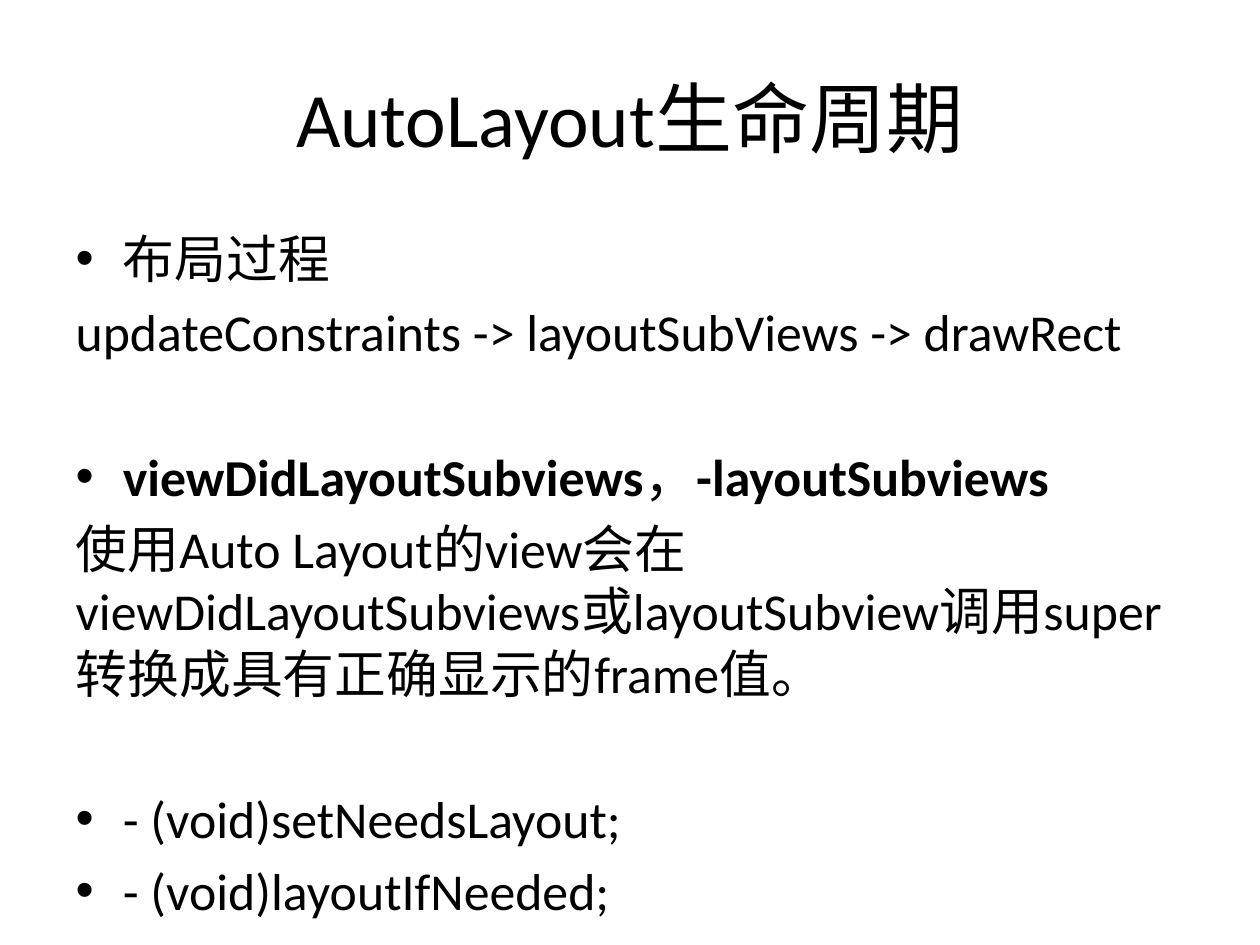
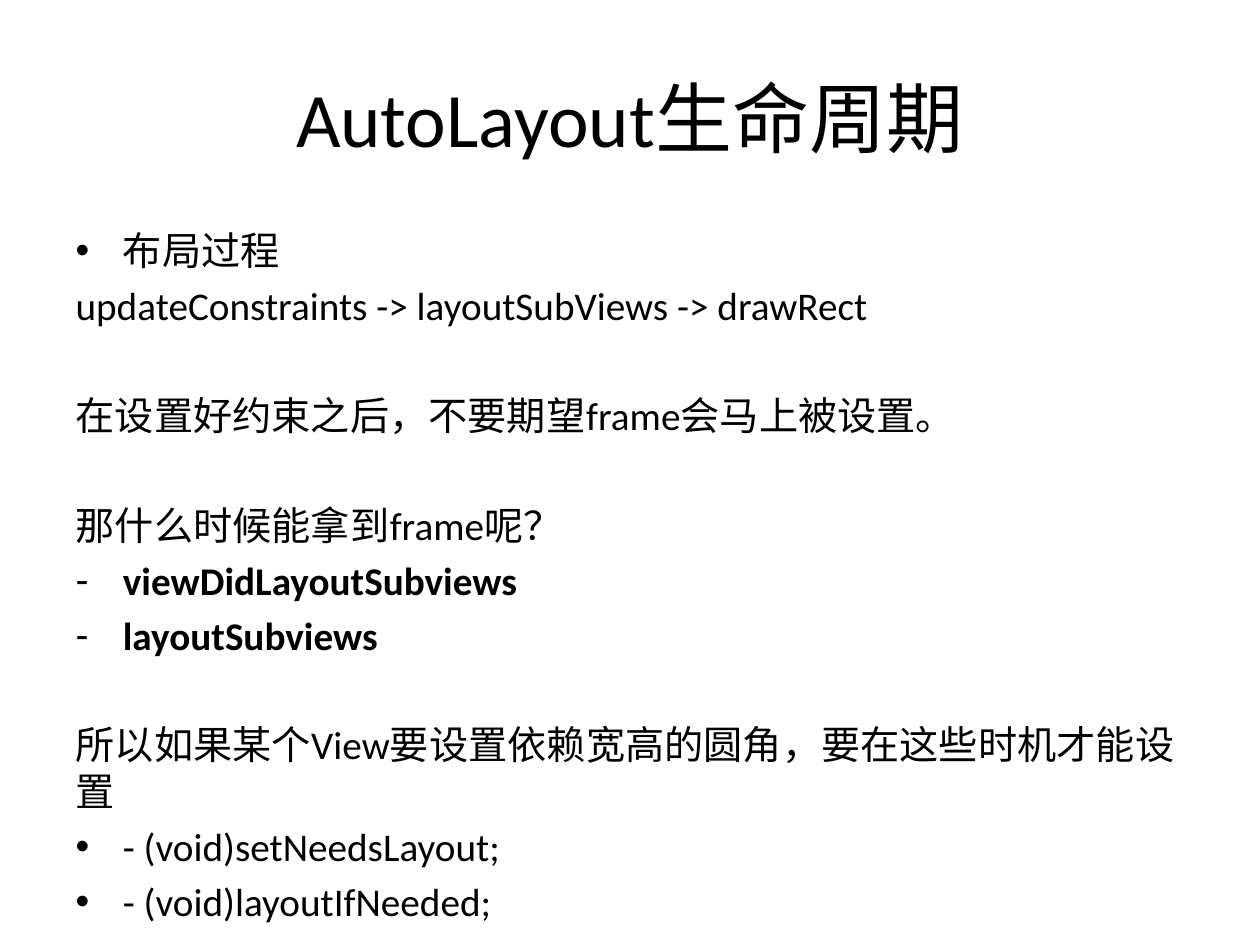
Before and after one commit to diaglamp/AutoLayoutDemo, a slide deck: slide 22 of AutoLayout.pptx (slide 14 before the commit). Drawn at 1260x945 pixels with LibreOffice and Linux fonts; fonts in the diff are those of the drawing. Boxes give left, top, right and bottom in pixels: in the first picture for what was removed or moved away, otherwise in the second. Text is boxed around its words. In the diff, an @@ line names an element or a change of style, - is before the commit and + after.

Commit message:
added:RemakeConstraints

```diff
--- a/AutoLayout.pptx
+++ b/AutoLayout.pptx
@@ text at box(76, 232, 867, 868): size 29.6 to 22.4 pt in "布局过程", "updateConstraints -> layoutSubViews -> drawRect", "- (void)setNeedsLayout;", "- (void)layoutIfNeeded;"; less space between paragraphs @@
@@ text at box(76, 397, 1175, 808): text changed; size 29.6 to 22.4 pt @@
-• viewDidLayoutSubviews，-layoutSubviews
-使用Auto Layout的view会在viewDidLayoutSubviews或layoutSubview调用super转换成具有正确显示的frame值。
+在设置好约束之后，不要期望frame会马上被设置。
+那什么时候能拿到frame呢？
+– viewDidLayoutSubviews
+– layoutSubviews
+所以如果某个View要设置依赖宽高的圆角，要在这些时机才能设置
```
Also in this commit, not shown: 3 other slides changed, 2 slides added, 9 other files.
